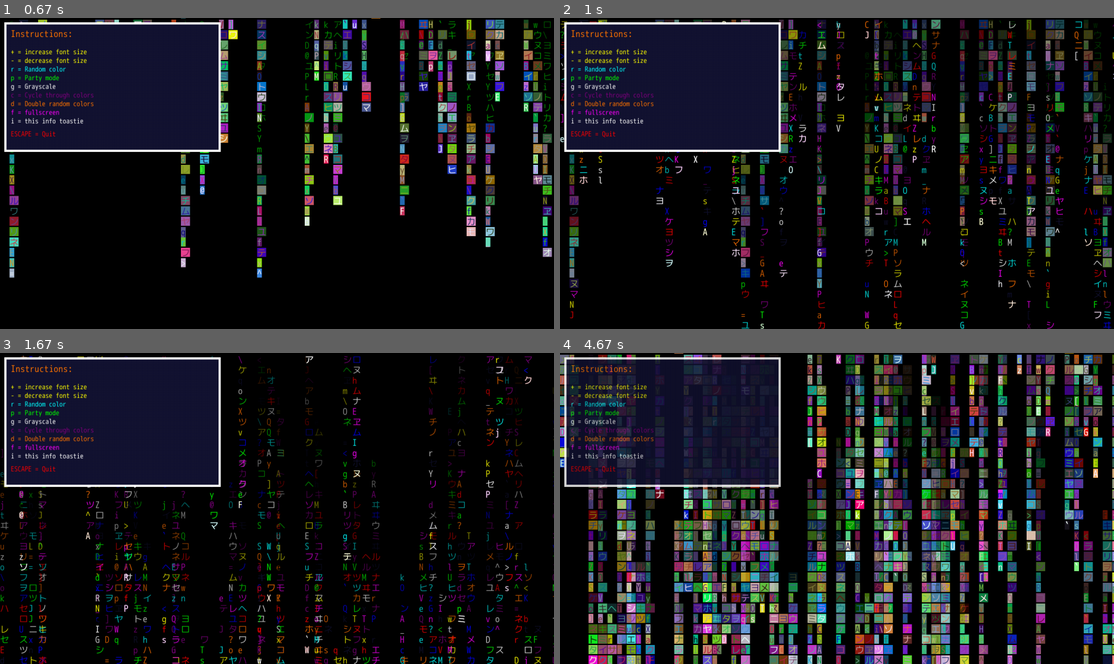
Above: before the commit, frames 1-4 (two rows, left to right).
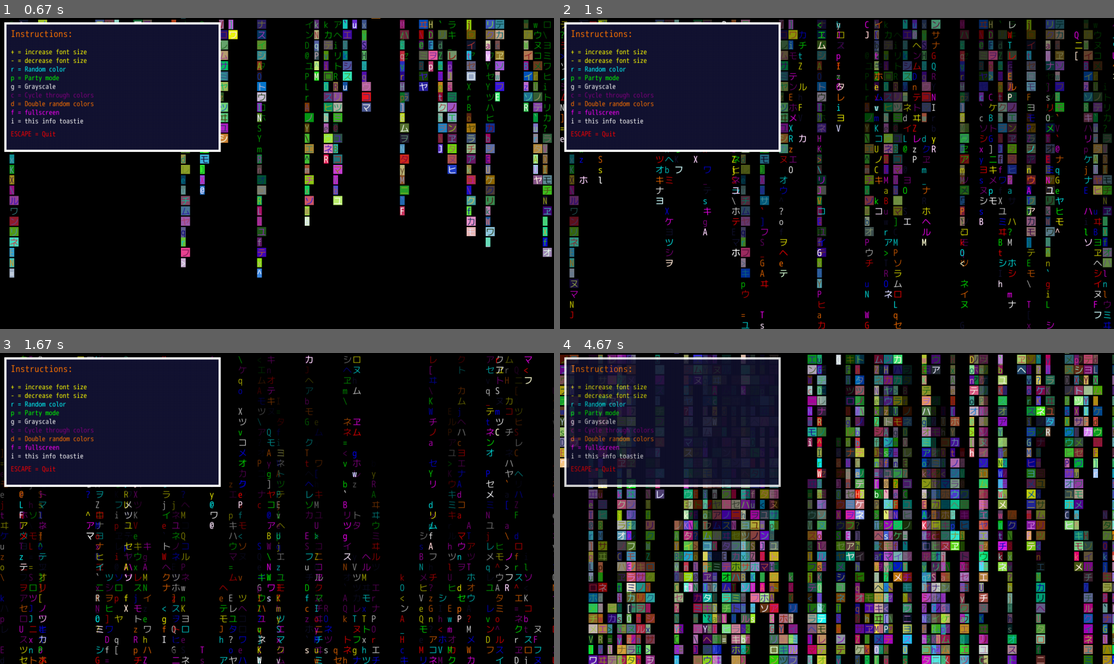
Above: after the commit, the same moments.

Repository: shS83/Matrixia
Game: pygame game, started from matrixia.py
Two runs of this game, one before a commit and one after it. Both use one fixed random seed, a clock stepped at 60 frames per second and the inputs below.
Inputs:
- Up to frame 1 (0.67 s): tap D at 0.33 s
- Up to frame 2 (1 s): hold P from 0.67 s (still down)
- Up to frame 3 (1.67 s): release P at 1.13 s; hold I 1.17-1.63 s
- Up to frame 4 (4.67 s): tap Enter at 1.67 s; hold Backspace 2-2.47 s; tap R at 2.5, 2.83 s; hold D 3.17-3.63 s

Frame 1 is identical in both runs. In frame 2, 1.3% of the frame differs, in the area x 0-100%, y 0-100%; in frame 3, 7.8%; in frame 4, 41%.

Commit message:
This was the last one for now.

Diff:
--- a/main.py
+++ /dev/null
@@ -1,6 +0,0 @@
-def main():
-    print("Hello from matrixia!")
-
-
-if __name__ == "__main__":
-    main()
--- a/matrixia.py
+++ b/matrixia.py
@@ -1,19 +1,30 @@
 import pygame
-import pygame.gfxdraw
+from pygame.locals import *
 import random
 from enum import Enum
 
-NOW_MS = 0
+class State(Enum):
+    NONE = 0
+    PARTYMODE = 1
+    GRAYSCALE = 2
+    CYCLIST = 3
+    RANDO = 4
+    DOUBLETROUBLE = 5
+    FULLSCREEN = 6
+    REVERSE = 7
+
+
+pygame.init()
 timer = pygame.time.Clock()
-pygame.init()
 info_object = pygame.display.Info()
 xRES, yRES = info_object.current_w, info_object.current_h
-screen = pygame.display.set_mode([xRES, yRES], pygame.RESIZABLE)
+screen = pygame.display.set_mode([xRES, yRES], RESIZABLE)
 startTime = pygame.time.get_ticks()
-FONT_SIZE = 21
-font = pygame.font.Font('VL-Gothic-Regular.ttf', FONT_SIZE)
+font_size = 21
+font = pygame.font.Font('VL-Gothic-Regular.ttf', font_size)
 pygame.display.set_icon(font.render("シ", True, (0, 255, 0)))
 running = True
+
 MIDNIGHT_BLUE = (20, 20, 50)
 WHITE = (255, 255, 255)
 BLACK = (0, 0, 0)
@@ -25,18 +36,22 @@
 MAGENTA = (255, 0, 255)
 PURPLE = (128, 0, 128)
 CYAN = (0, 255, 255)
-
 ALL_COLORS = [WHITE, BLUE, BLACK, GREEN, ORANGE, YELLOW, RED, MIDNIGHT_BLUE, MAGENTA, PURPLE, CYAN]
 current_cycle = None
 color = None
-RANDOMEVENT = pygame.USEREVENT + 5
+RANDOMEVENT = USEREVENT + 5
+STATUS = State.NONE
+LETTERS: int = 100000
+katakana: str = "アイウエオカキクケコサシスセソタチツテトナニヌネノハヒフヘホマミムメモヤユヨラリルレロワヰヱヲン"
+all_letters: list = []
+fs: tuple = font.size('gZ')
 
 class Fadeout:
+    global STATUS
+
     def __init__(self, obj: pygame.Surface, delay: float):
-        # self.display = display
         self.object = obj
         self.delay = delay
-        # self.position = position
         self.alpha = 255
 
     def fade_out(self) -> pygame.Surface:
@@ -46,12 +61,9 @@
         self.delay -= 1
         return self.object.copy()
 
-    # def update(self):
-    #    self.display.blit(self.object, self.position)
-
 class Descender:
     """ Descent unto madness """
-    global WHITE, BLACK, GREEN, ORANGE, YELLOW, RED, BLUE, MAGENTA, PURPLE, CYAN, MIDNIGHT_BLUE, ALL_COLORS, current_cycle, PARTYMODE, GRAYSCALE, xRES, yRES, screen
+    global WHITE, BLACK, GREEN, ORANGE, YELLOW, RED, BLUE, MAGENTA, PURPLE, CYAN, MIDNIGHT_BLUE, ALL_COLORS, current_cycle, xRES, yRES, screen
     def __init__(self, x):
         self.y = -20
         self.x = x
@@ -59,11 +71,11 @@
         self.trail = 35
         self.olds = []
         self.currframe = 1
-        self.y_space = 80
-
-    def descend(self, char):
+        self.y_space = self.trail + 80
+
+    def descend(self, char: str) -> bool | None:
         global color, xRES, fs, all_letters
-        font_size = font.size("gZ")
+        fontsize = font.size("gZ")
         counter = 1
 
         if self.y < yRES + self.y_space:
@@ -110,7 +122,7 @@
             screen.blit(t, p)
             counter += 1
 
-        self.y += font_size[1]
+        self.y += fontsize[1]
 
         if self.y > yRES:
             if len(self.olds) > 0:
@@ -121,31 +133,16 @@
 
         return True
 
-class State(Enum):
-    NONE = 0
-    PARTYMODE = 1
-    GRAYSCALE = 2
-    CYCLIST = 3
-    RANDO = 4
-    DOUBLETROUBLE = 5
-    FULLSCREEN = 6
-
-STATUS = State.NONE
-LETTERS: int = 100000
-katakana: str = "アイウエオカキクケコサシスセソタチツテトナニヌネノハヒフヘホマミムメモヤユヨラリルレロワヰヱヲン"
-all_letters: list = []
-fs: tuple = font.size('gZ')
-
-def scaler(size):
-    font_scaled: list = []
-    factor: float = (screen.get_size()[0] / fs[0]) + (screen.get_size()[1] / fs[1]) // 2 * 0.01
-    font_scaled.append([fs[0], fs[1]])
-    font_scaled[0][0] %= int(round(factor))
-    font_scaled[0][1] %= int(round(factor))
-    size = tuple(font_scaled[0])
-    return size
-
-fs = scaler(fs)
+# def scaler(size):
+#     font_scaled: list = []
+#     factor: float = (screen.get_size()[0] / size[0]) / 2 * 0.01
+#     font_scaled.append([size[0], size[1]])
+#     font_scaled[0][0] *= int(round(factor))
+#     font_scaled[0][1] *= int(round(factor))
+#     size = tuple(font_scaled[0])
+#     return size
+
+# fs = scaler(fs)
 a: object = Descender(fs[0])
 all_letters.append(a)
 toast: pygame.Surface = pygame.Surface((500, 300))
@@ -185,46 +182,50 @@
 while running:
 
     for event in pygame.event.get():
-        if event.type == pygame.KEYDOWN:
-            if event.key == pygame.K_ESCAPE:
+        if event.type == KEYDOWN:
+            if event.key == K_ESCAPE:
                 running = False
-            elif event.key == pygame.K_KP_PLUS or event.key == pygame.K_PLUS:
-                FONT_SIZE += 1
-                font = pygame.font.Font('VL-Gothic-Regular.ttf', FONT_SIZE)
-            elif event.key == pygame.K_KP_MINUS or event.key == pygame.K_MINUS and FONT_SIZE > 0:
-                FONT_SIZE -= 1
-                font = pygame.font.Font('VL-Gothic-Regular.ttf', FONT_SIZE)
-            elif event.key == pygame.K_p:
+            elif event.key == K_KP_PLUS or event.key == K_PLUS:
+                font_size += 1
+                font = font.Font('VL-Gothic-Regular.ttf', font_size)
+            elif event.key == K_KP_MINUS or event.key == K_MINUS and font_size > 0:
+                font_size -= 1
+                font = font.Font('VL-Gothic-Regular.ttf', font_size)
+            elif event.key == K_p:
                 if not STATUS.NONE:
                     STATUS = State.NONE
                 else:
                     STATUS = State.PARTYMODE
-            elif event.key == pygame.K_g:
+            elif event.key == K_g:
                 if not STATUS.NONE:
                     STATUS = State.NONE
                 else:
                     STATUS = State.GRAYSCALE
-            elif event.key == pygame.K_c:
+            elif event.key == K_c:
                 STATUS = State.CYCLIST
                 color = cyclist()
-            elif event.key == pygame.K_r:
+            elif event.key == K_r:
                 STATUS = State.RANDO
                 random_color = rando()
-            elif event.key == pygame.K_d:
+            elif event.key == K_d:
                 STATUS = State.DOUBLETROUBLE
                 random_color = rando()
-            elif event.key == pygame.K_f:
+            elif event.key == K_f:
                 if STATUS == State.FULLSCREEN:
                     STATUS = State.NONE
-                    pygame.display.set_mode((1024, 768), pygame.RESIZABLE, 32)
+                    pygame.display.set_mode((1024, 768), RESIZABLE, 32)
                 else:
                     STATUS = State.FULLSCREEN
-                    pygame.display.set_mode(pygame.display.get_surface().get_size(), pygame.FULLSCREEN, 32)
-            elif event.key == pygame.K_i:
+                    pygame.display.set_mode(pygame.display.get_surface().get_size(), FULLSCREEN, 32)
+            elif event.key == K_i:
                 toast.set_alpha(255)
                 fader = Fadeout(toast, 100)
-
-        if event.type == pygame.QUIT:
+            elif event.key == K_BACKSPACE:
+                if STATUS == State.REVERSE:
+                    STATUS = State.NONE
+                else:
+                    STATUS = State.REVERSE
+        if event.type == QUIT:
             running = False
 
     screen.fill((0, 0, 0))
@@ -232,15 +233,14 @@
 
     if len(all_letters) < LETTERS:
         xRES, yRES = screen.get_size()
+        fs = font.size("gZ")
         if STATUS == State.DOUBLETROUBLE:
             for _ in range(2):
-                fs = scaler(fs)
                 blocks = int(xRES / fs[0])
                 rand_x = fs[0] * random.randint(0, blocks)
                 b = Descender(rand_x)
                 all_letters.append(b)
         else:
-            fs = scaler(fs)
             blocks = int(xRES / fs[0])
             rand_x = fs[0] * random.randint(0, blocks)
             b = Descender(rand_x)
@@ -261,3 +261,5 @@
 
     pygame.display.flip()
     timer.tick(159)
+
+pygame.quit()
